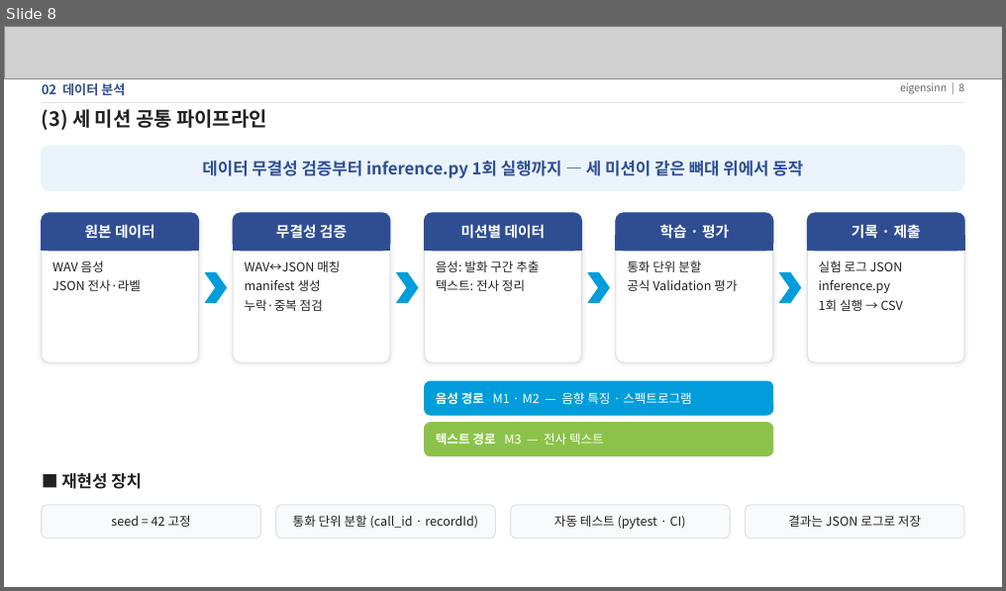
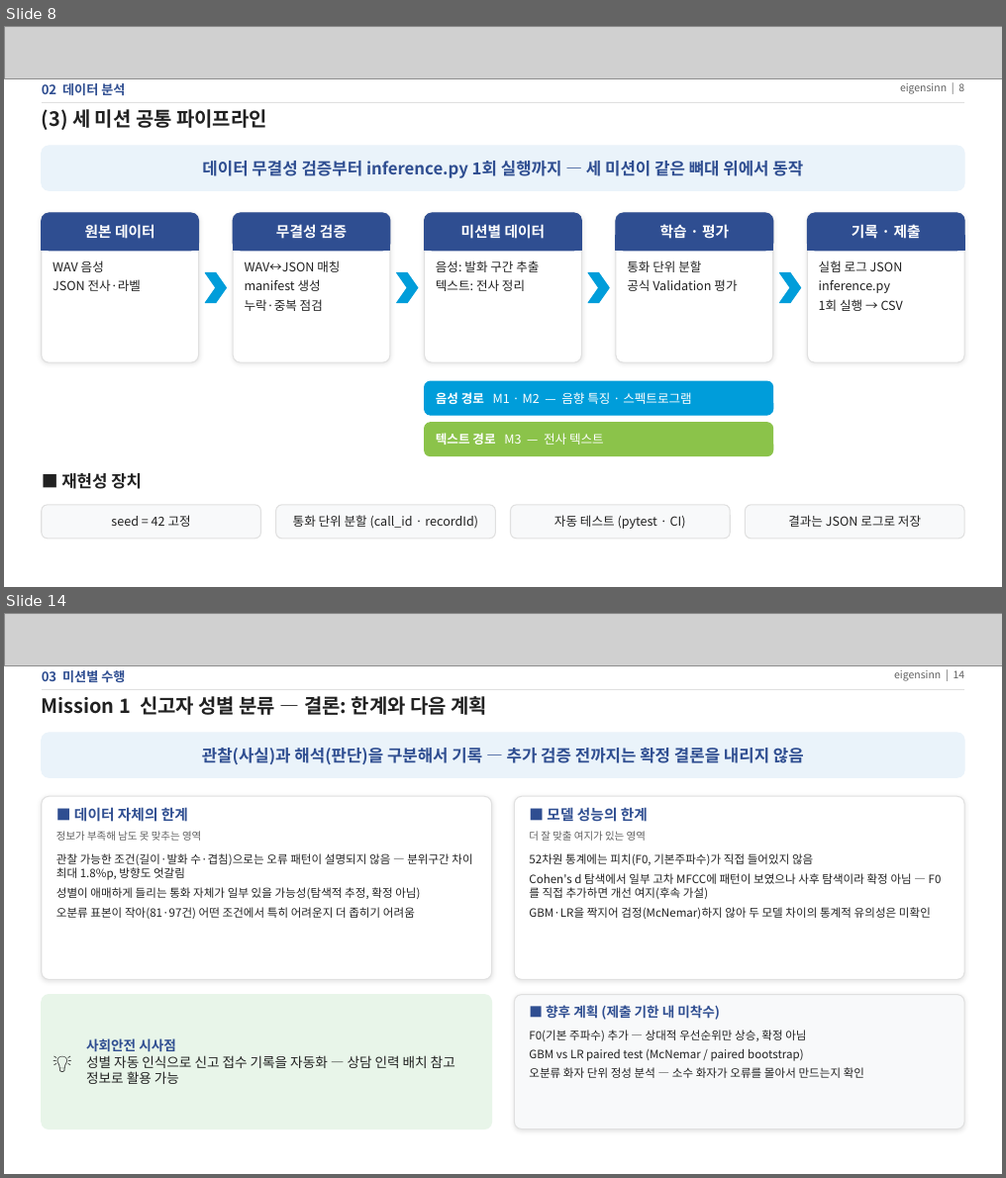
Before and after one commit to eigensinn-dcc2026/prelim, a slide deck: ppt/DCC2026_예선_결과정리.pptx. Shown one above the other, each under a label of ours: slide 8 before the commit, slides 8 and 14 after it; the slides between them are not shown. The pictures are 1006x591 and 1006x1178 pixels, drawn with LibreOffice and Linux fonts; fonts in the diff are those of the drawing; grey boxes stand for pictures. Boxes give left, top, right and bottom in pixels: in the first picture for what was removed or moved away, otherwise in the second. Text is boxed around its words. In the diff, an @@ line names an element or a change of style, - is before the commit and + after.

```diff
--- a/ppt/DCC2026_예선_결과정리.pptx
+++ b/ppt/DCC2026_예선_결과정리.pptx
@@ slide 14 added at [4, 613, 1002, 1174], background #FFFFFF @@
@@ picture added at [4, 613, 1002, 665] @@
@@ text added at [42, 670, 125, 682], 12.5 pt, text #2F4E91, bold @@
+03 미션별 수행
@@ text added at [894, 670, 965, 681], 10 pt, text #616161 @@
+eigensinn | 14
@@ line added from (42, 689) to (964, 689), #E0E0E0 1 pt @@
@@ text added at [42, 696, 487, 715], 19 pt, text #212121, bold @@
+Mission 1 신고자 성별 분류 — 결론: 한계와 다음 계획
@@ rounded rectangle added at [42, 733, 964, 777], fill #EAF3FA, outline #EAF3FA 1 pt @@
@@ text added at [202, 748, 804, 765], 16 pt, text #2F4E91, bold @@
+관찰(사실)과 해석(판단)을 구분해서 기록 — 추가 검증 전까지는 확정 결론을 내리지 않음
@@ rounded rectangle added at [42, 796, 492, 980], fill #FFFFFF, outline #E0E0E0 1 pt @@
@@ text added at [74, 807, 188, 822], 14 pt, text #2F4E91, bold @@
+■ 데이터 자체의 한계
@@ rounded rectangle added at [515, 796, 965, 980], fill #FFFFFF, outline #E0E0E0 1 pt @@
@@ text added at [547, 807, 648, 822], 14 pt, text #2F4E91, bold @@
+■ 모델 성능의 한계
@@ text added at [56, 831, 201, 841], 10 pt, text #616161 @@
+정보가 부족해 남도 못 맞추는 영역
@@ text added at [529, 831, 646, 841], 10 pt, text #616161 @@
+더 잘 맞출 여지가 있는 영역
@@ text added at [56, 854, 472, 919], 11 pt, text #212121 @@
+관찰 가능한 조건(길이·발화 수·겹침)으로는 오류 패턴이 설명되지 않음 — 분위구간 차이 최대 1.8%p, 방향도 엇갈림
+성별이 애매하게 들리는 통화 자체가 일부 있을 가능성(탐색적 추정, 확정 아님)
+오분류 표본이 작아(81·97건) 어떤 조건에서 특히 어려운지 더 좁히기 어려움
@@ text added at [529, 854, 931, 919], 11 pt, text #212121 @@
+52차원 통계에는 피치(F0, 기본주파수)가 직접 들어있지 않음
+Cohen's d 탐색에서 일부 고차 MFCC에 패턴이 보였으나 사후 탐색이라 확정 아님 — F0를 직접 추가하면 개선 여지(후속 가설)
+GBM·LR을 짝지어 검정(McNemar)하지 않아 두 모델 차이의 통계적 유의성은 미확인
@@ rounded rectangle added at [42, 995, 492, 1130], fill #E8F5E9, outline #E8F5E9 1 pt @@
@@ text added at [53, 995, 82, 1130], 18 pt, text #212121 @@
+💡
@@ rounded rectangle added at [515, 995, 965, 1130], fill #F8F9FA, outline #E0E0E0 1 pt @@
@@ text added at [546, 1005, 720, 1020], 13 pt, text #2F4E91, bold @@
+■ 향후 계획 (제출 기한 내 미착수)
@@ text added at [86, 1039, 455, 1084], 13 pt, text #212121 @@
+사회안전 시사점
+성별 자동 인식으로 신고 접수 기록을 자동화 — 상담 인력 배치 참고 정보로 활용 가능
@@ text added at [529, 1030, 864, 1078], 11 pt, text #212121 @@
+F0(기본 주파수) 추가 — 상대적 우선순위만 상승, 확정 아님
+GBM vs LR paired test (McNemar / paired bootstrap)
+오분류 화자 단위 정성 분석 — 소수 화자가 오류를 몰아서 만드는지 확인
```
Also in this commit, not shown: 13 slides changed, 2 other slides added, 1 slide removed, 1 other file.
